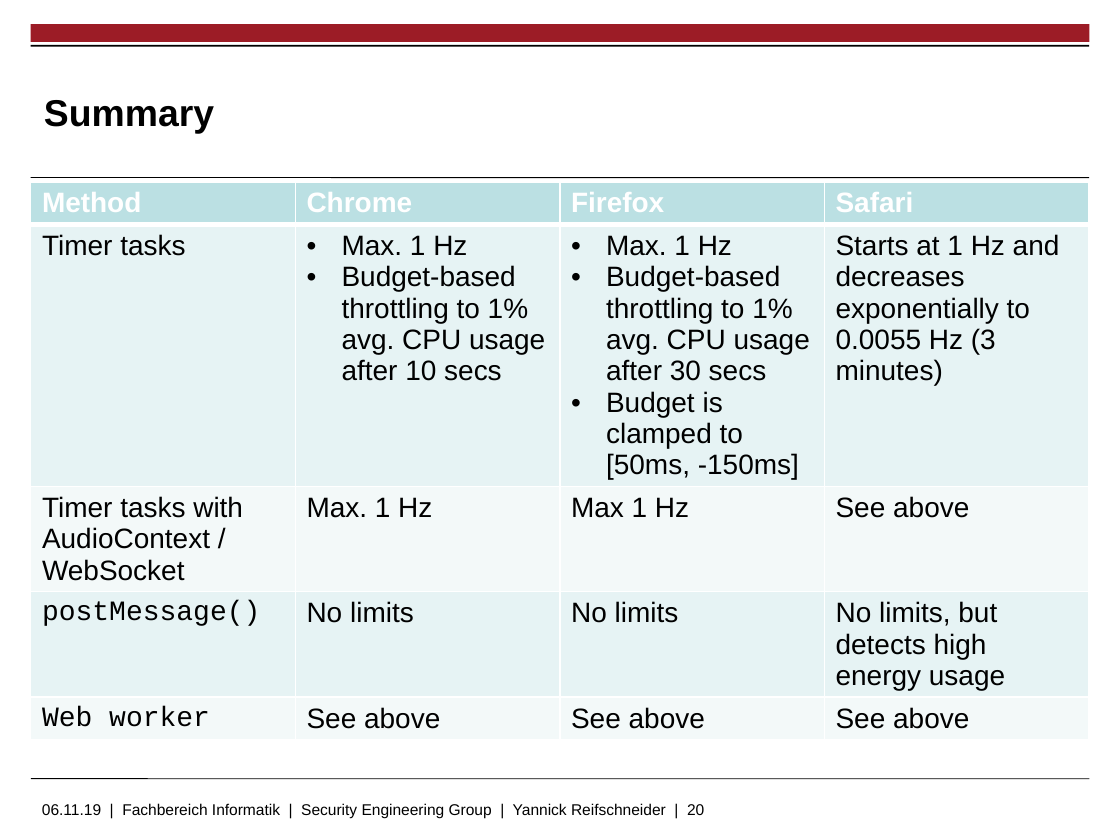
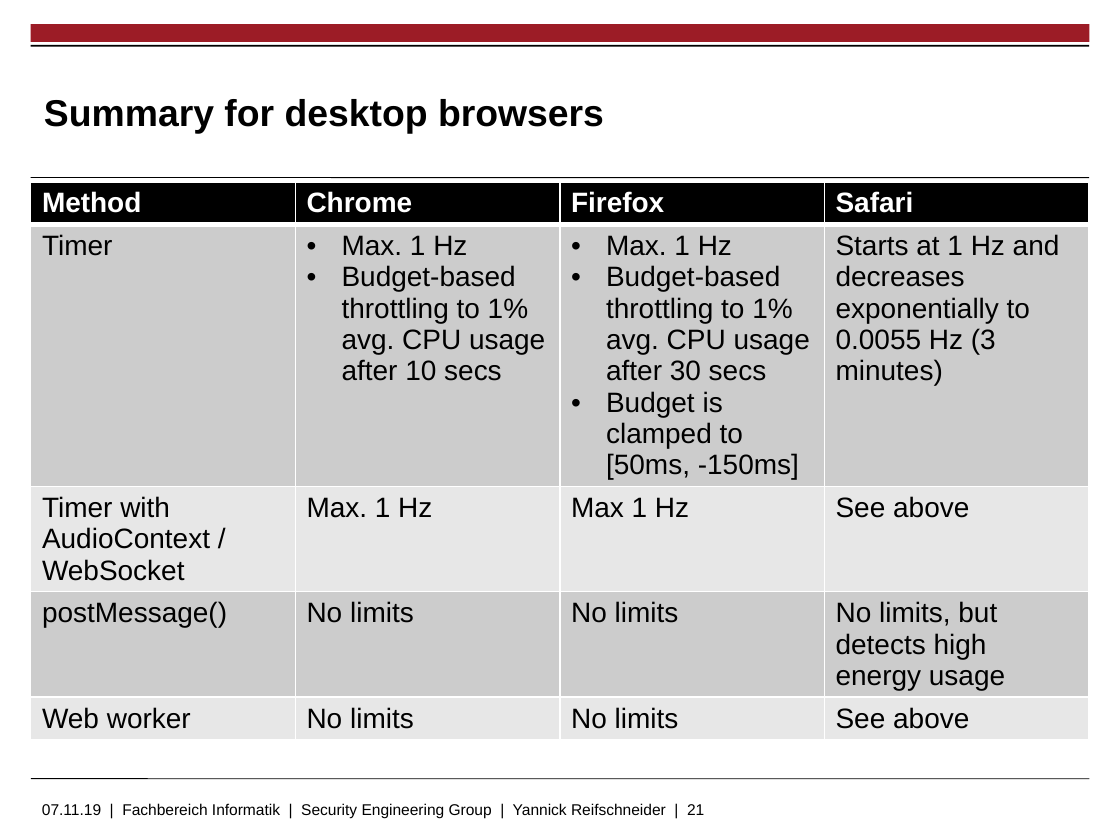
Before and after one commit to skidr0w/background-execution, a slide deck: slide 21 of thesis/slides.pptx (slide 20 before the commit). Drawn at 1120x840 pixels with LibreOffice and Linux fonts; fonts in the diff are those of the drawing; background and template pictures are left out. Boxes give left, top, right and bottom in pixels: in the first picture for what was removed or moved away, otherwise in the second. Text is boxed around its words. In the diff, an @@ line names an element or a change of style, - is before the commit and + after.

```diff
--- a/thesis/slides.pptx
+++ b/thesis/slides.pptx
@@ title at [44, 99, 604, 133]: text changed @@
-Summary
+Summary for desktop browsers
@@ table at [31, 181, 1089, 775] @@
-row 2, column 1: Timer tasks
+row 2, column 1: Timer
-row 3, column 1: Timer tasks with AudioContext / WebSocket
+row 3, column 1: Timer with AudioContext / WebSocket
-row 5, column 2: See above
+row 5, column 2: No limits
-row 5, column 3: See above
+row 5, column 3: No limits
@@ fill #BBE0E3 to #000000 in row 1 @@
@@ fill #E7F3F4 to #CCCCCC in 8 cells @@
@@ fill #F3F9FA to #E7E7E7 in 8 cells @@
@@ font Courier New to Arial in "postMessage()", "Web worker" @@
@@ text at [42, 803, 704, 819]: text changed @@
-06.11.19 | Fachbereich Informatik | Security Engineering Group | Yannick Reifschneider | 20
+07.11.19 | Fachbereich Informatik | Security Engineering Group | Yannick Reifschneider | 21
```
Also in this commit, not shown: 13 other slides changed, 7 slides added, 3 slides removed.
